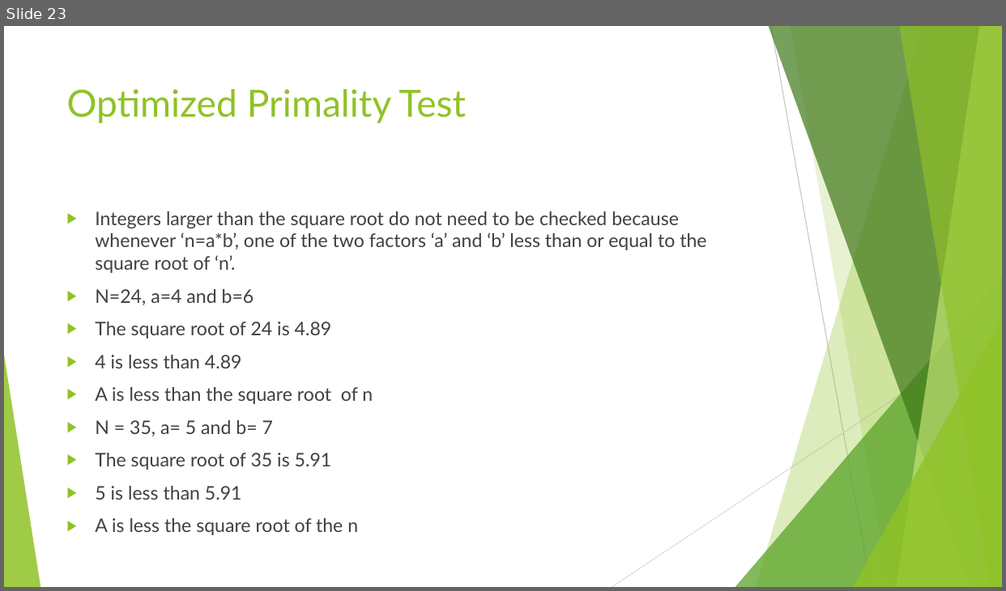
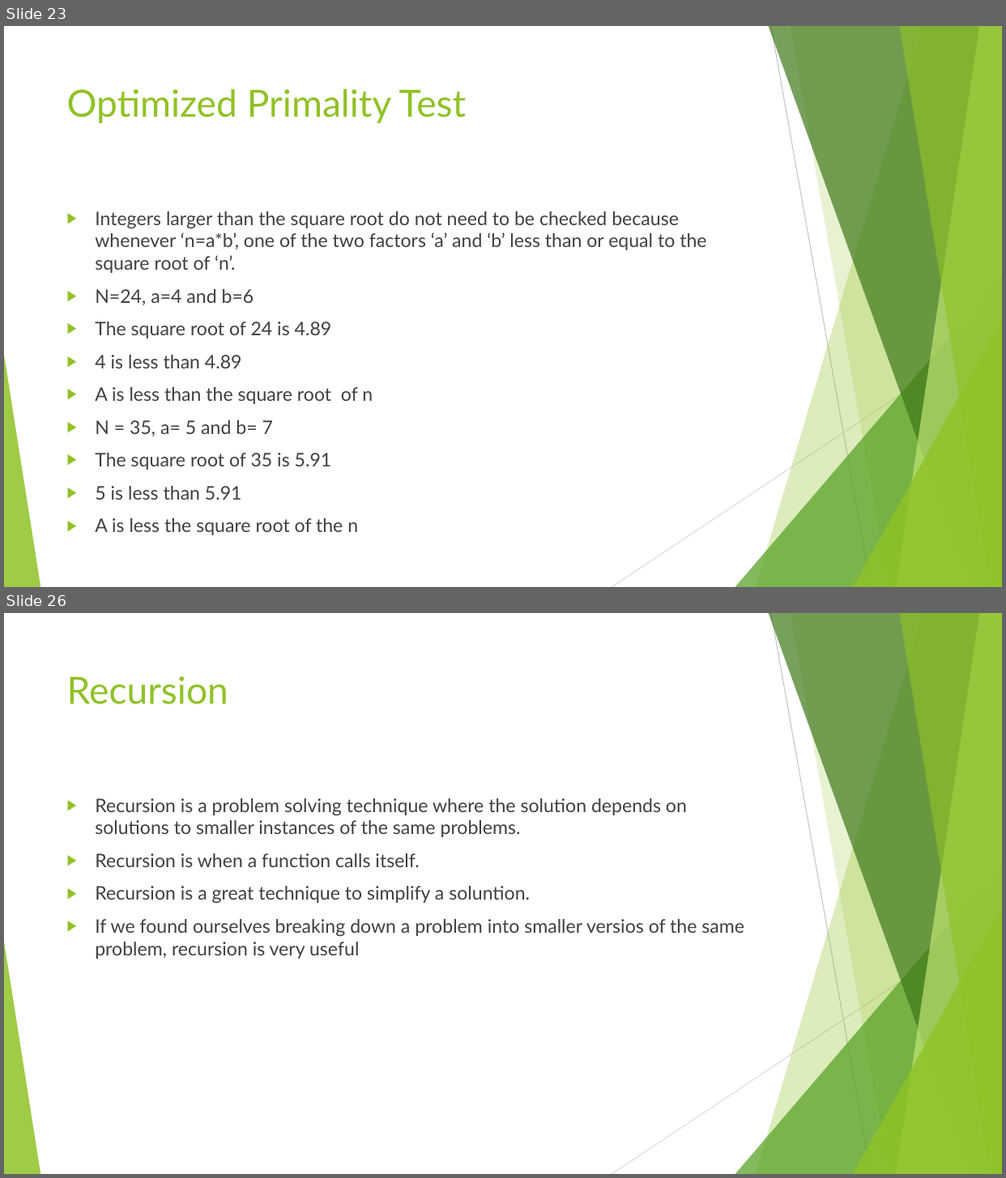
Before and after one commit to divyaparyani67/DSA, a slide deck: DSA- Learning.pptx. Shown one above the other, each under a label of ours: slide 23 before the commit, slides 23 and 26 after it; the slides between them are not shown. The pictures are 1006x591 and 1006x1178 pixels, drawn with LibreOffice and Linux fonts; fonts in the diff are those of the drawing. Boxes give left, top, right and bottom in pixels: in the first picture for what was removed or moved away, otherwise in the second. Text is boxed around its words. In the diff, an @@ line names an element or a change of style, - is before the commit and + after.

```diff
--- a/DSA- Learning.pptx
+++ b/DSA- Learning.pptx
@@ slide 26 added at (x1=4, y1=613, x2=1002, y2=1174), background #FFFFFF; not listed: 10 template elements that a slide beside it also shows @@
@@ title added at (x1=67, y1=676, x2=228, y2=705), 36 pt, text #90C226 @@
+Recursion
@@ text added at (x1=95, y1=798, x2=744, y2=959), 18 pt, text #404040 @@
+▶ Recursion is a problem solving technique where the solution depends on solutions to smaller instances of the same problems.
+▶ Recursion is when a function calls itself.
+▶ Recursion is a great technique to simplify a soluntion.
+▶ If we found ourselves breaking down a problem into smaller versios of the same problem, recursion is very useful
```
Also in this commit, not shown: 2 other slides added, 1 other file.
